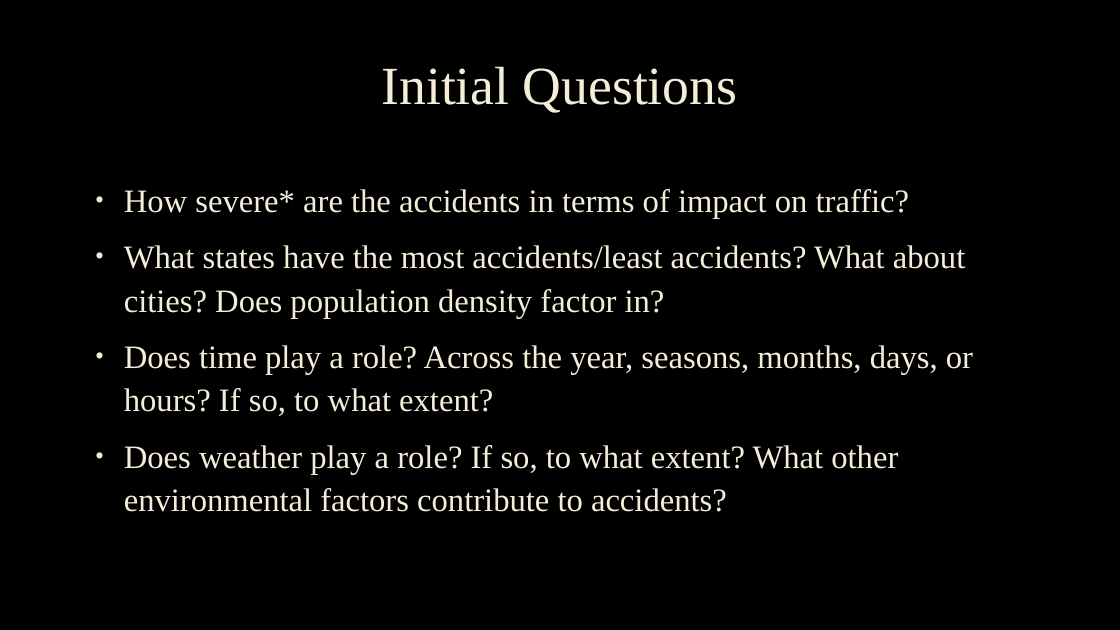
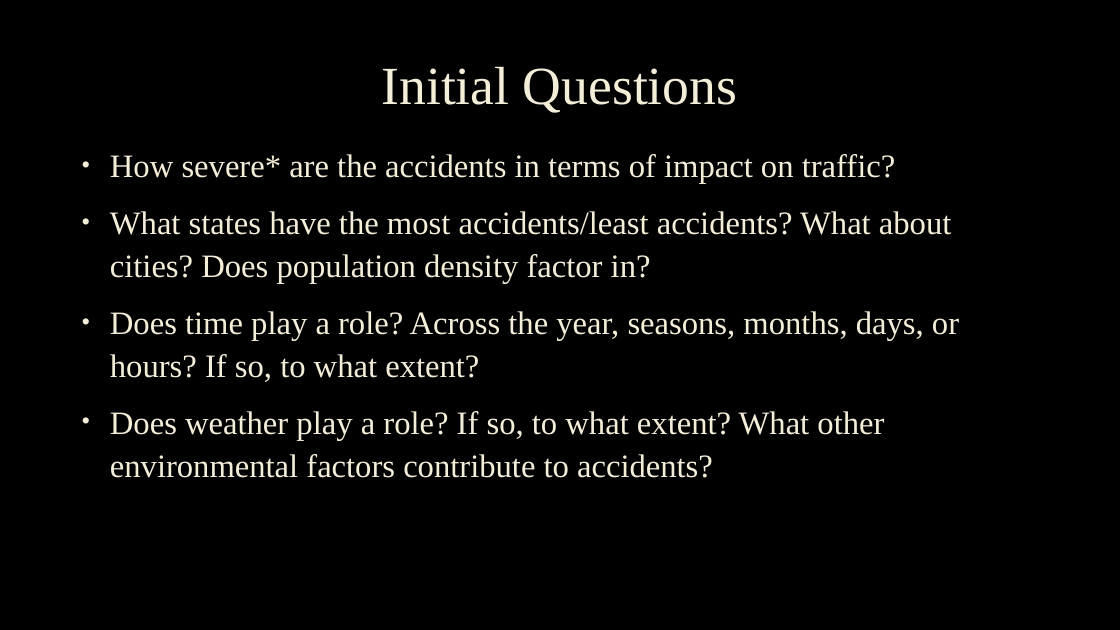
Before and after one commit to lilijo6/Project-Group-3, a slide deck: slide 4 of US Accidents Analysis_Group.pptx. Drawn at 1120x630 pixels with LibreOffice and Linux fonts; fonts in the diff are those of the drawing; background and template pictures are left out. Boxes give left, top, right and bottom in pixels: in the first picture for what was removed or moved away, otherwise in the second. Text is boxed around its words. In the diff, an @@ line names an element or a change of style, - is before the commit and + after.

```diff
--- a/US Accidents Analysis_Group.pptx
+++ b/US Accidents Analysis_Group.pptx
@@ text "How severe* are the accidents ...": place and size @@
-text "How severe* are the accidents ..." at (124,189,973,512)
+text "How severe* are the accidents ..." at (110,154,959,478)
```
Also in this commit, not shown: 10 other slides changed, 1 slide added, 1 other file.
